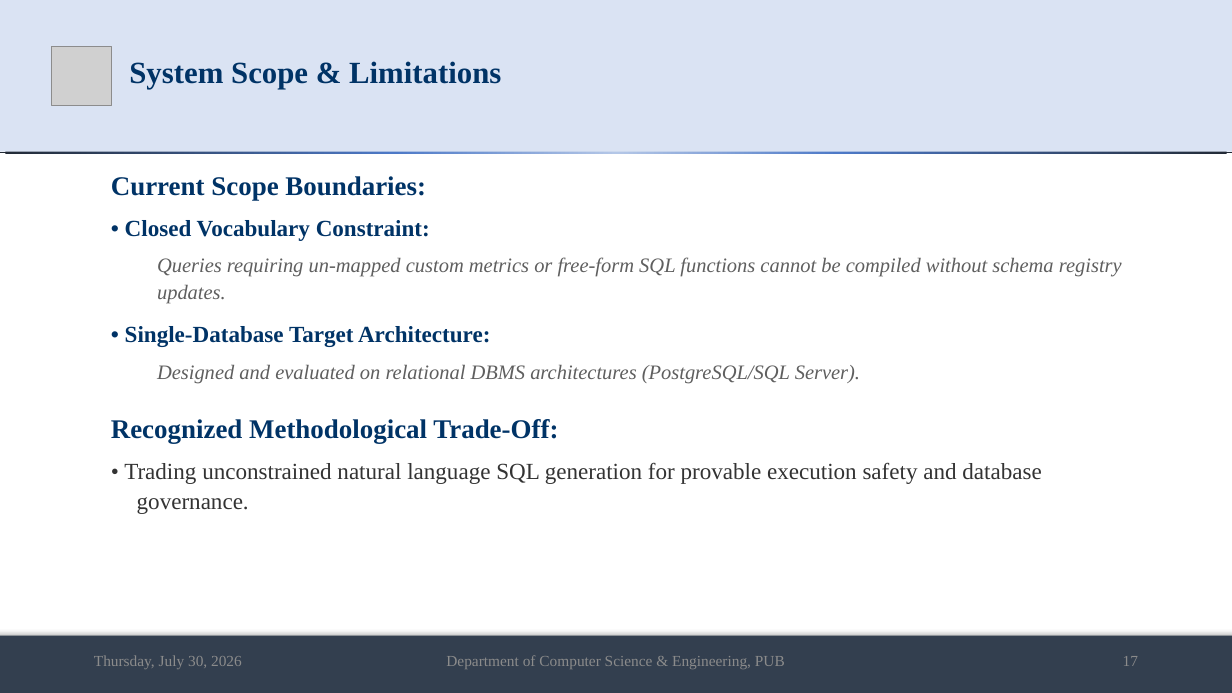
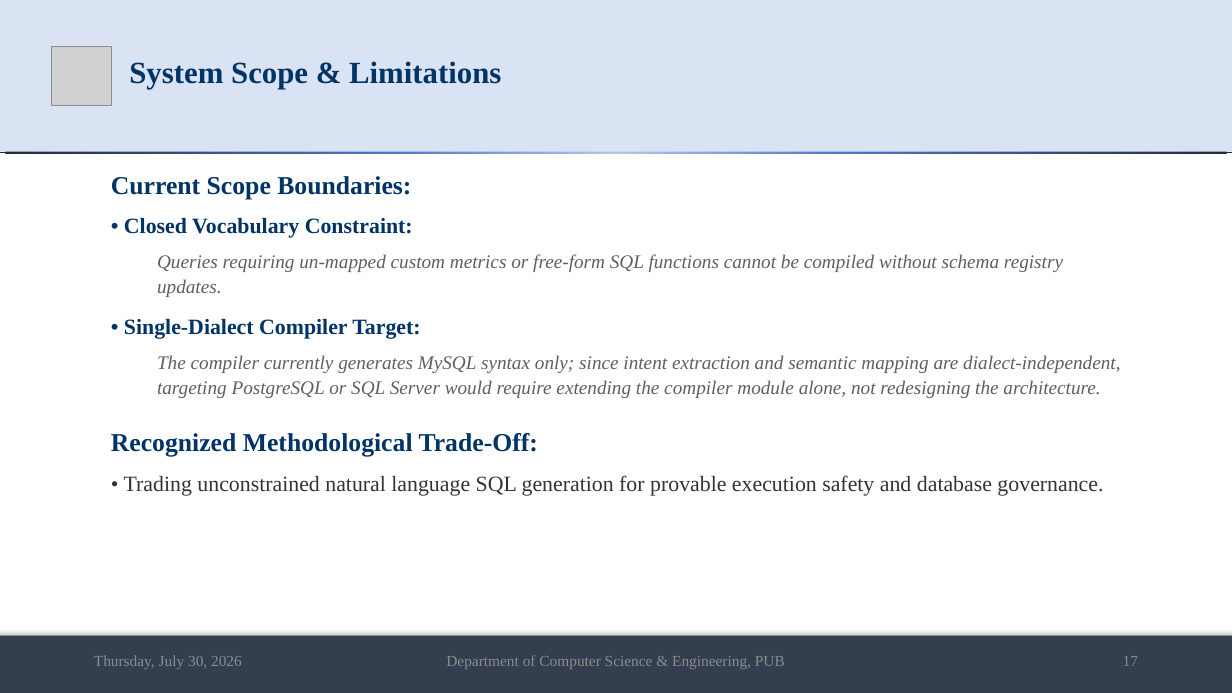
Before and after one commit to md-riaz/AEGIS-Research, a slide deck: slide 17 of docs/scripts/Md_Riaz_Mid_Defense_Final_0322310105101024.pptx. Drawn at 1232x693 pixels with LibreOffice and Linux fonts; fonts in the diff are those of the drawing; grey boxes stand for pictures. Boxes give left, top, right and bottom in pixels: in the first picture for what was removed or moved away, otherwise in the second. Text is boxed around its words. In the diff, an @@ line names an element or a change of style, - is before the commit and + after.

```diff
--- a/docs/scripts/Md_Riaz_Mid_Defense_Final_0322310105101024.pptx
+++ b/docs/scripts/Md_Riaz_Mid_Defense_Final_0322310105101024.pptx
@@ text at (111,176,1103,496): size 21 to 20 pt in "Current Scope Boundaries:", "Recognized Methodological Trade-Off:"; size 18 to 17 pt in "• Closed Vocabulary Constraint:", "• Trading unconstrained natural language SQL generation ..."; size 16 to 15 pt in "Queries requiring un-mapped custom metrics or free-form ..." @@
@@ text at (124,319,1120,398): text changed; size 16 to 15 pt @@
-• Single-Database Target Architecture:
-Designed and evaluated on relational DBMS architectures (PostgreSQL/SQL Server).
+• Single-Dialect Compiler Target:
+The compiler currently generates MySQL syntax only; since intent extraction and semantic mapping are dialect-independent, targeting PostgreSQL or SQL Server would require extending the compiler module alone, not redesigning the architecture.
```
Also in this commit, not shown: 4 other slides changed, 6 other files.
